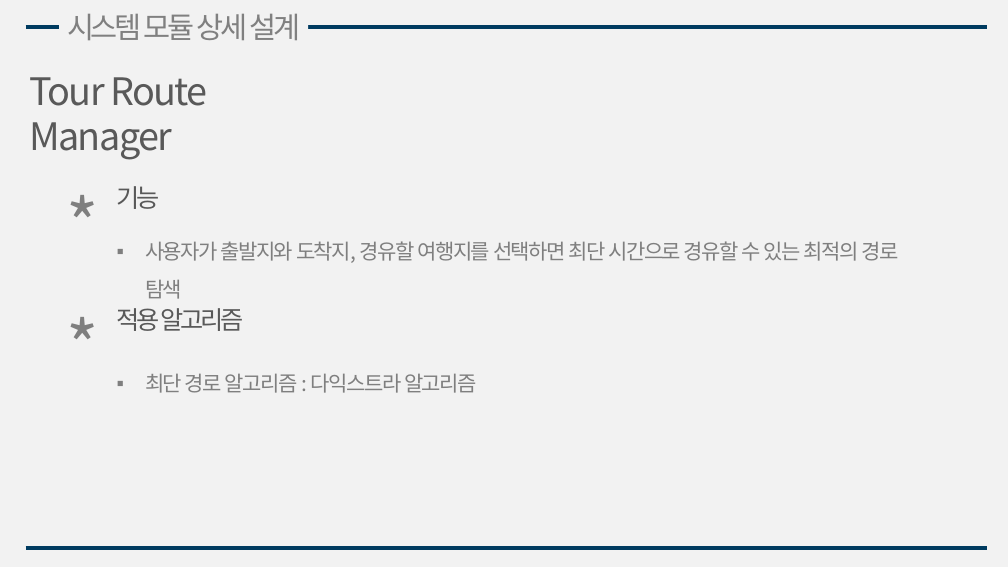
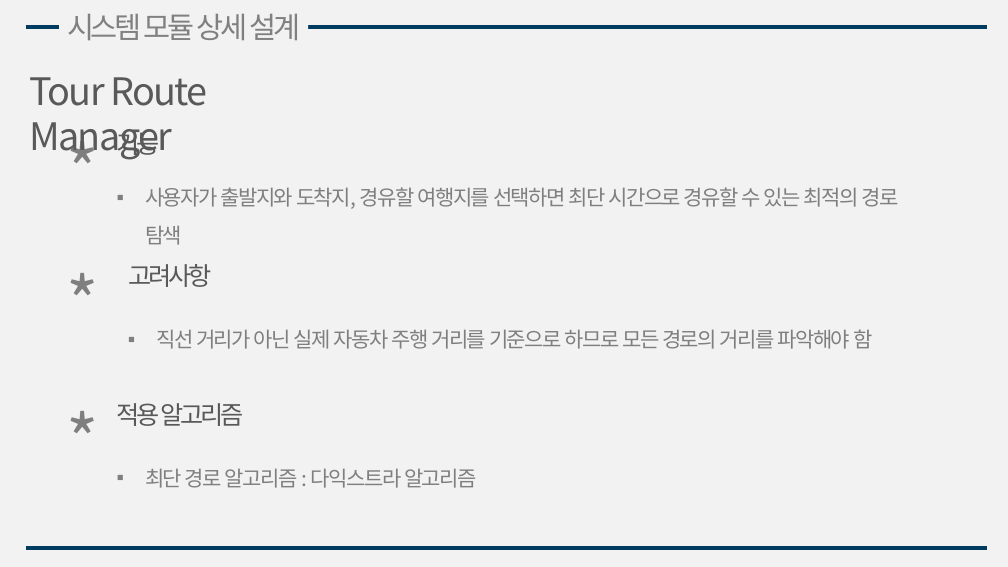
Before and after one commit to gmlrud1211/project, a slide deck: slide 11 of document/설계서.pptx. Drawn at 1008x567 pixels with LibreOffice and Linux fonts; fonts in the diff are those of the drawing. Boxes give left, top, right and bottom in pixels: in the first picture for what was removed or moved away, otherwise in the second. Text is boxed around its words. In the diff, an @@ line names an element or a change of style, - is before the commit and + after.

```diff
--- a/document/설계서.pptx
+++ b/document/설계서.pptx
@@ 3 texts: place and size @@
-3 texts at <box>60,178,898,269</box>
+3 texts at <box>60,123,898,215</box>
@@ text added at <box>60,256,144,347</box>, 66 pt, text #7F7F7F @@
+*
@@ text added at <box>128,264,211,287</box>, 24 pt, text #595959 @@
+고려사항
@@ text added at <box>156,329,872,349</box>, 20 pt, text #7F7F7F @@
+▪ 직선 거리가 아닌 실제 자동차 주행 거리를 기준으로 하므로 모든 경로의 거리를 파악해야 함
@@ 3 texts: place and size @@
-3 texts at <box>60,299,477,393</box>
+3 texts at <box>60,393,477,488</box>
```
Also in this commit, not shown: 2 other slides changed, 1 slide removed, 1 other file.
